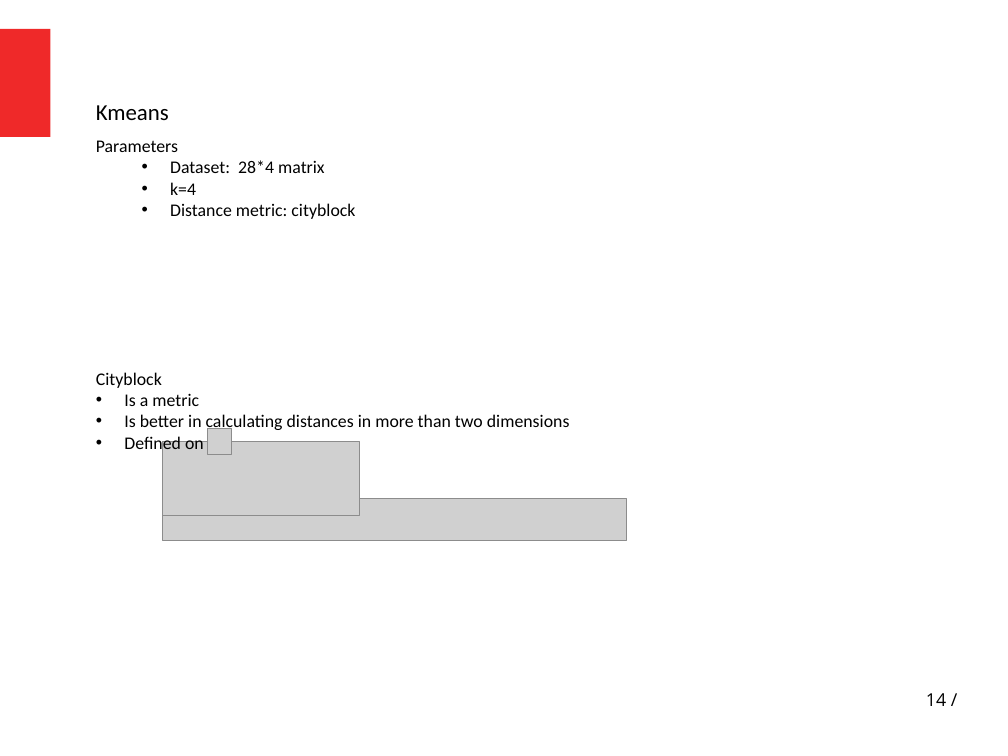
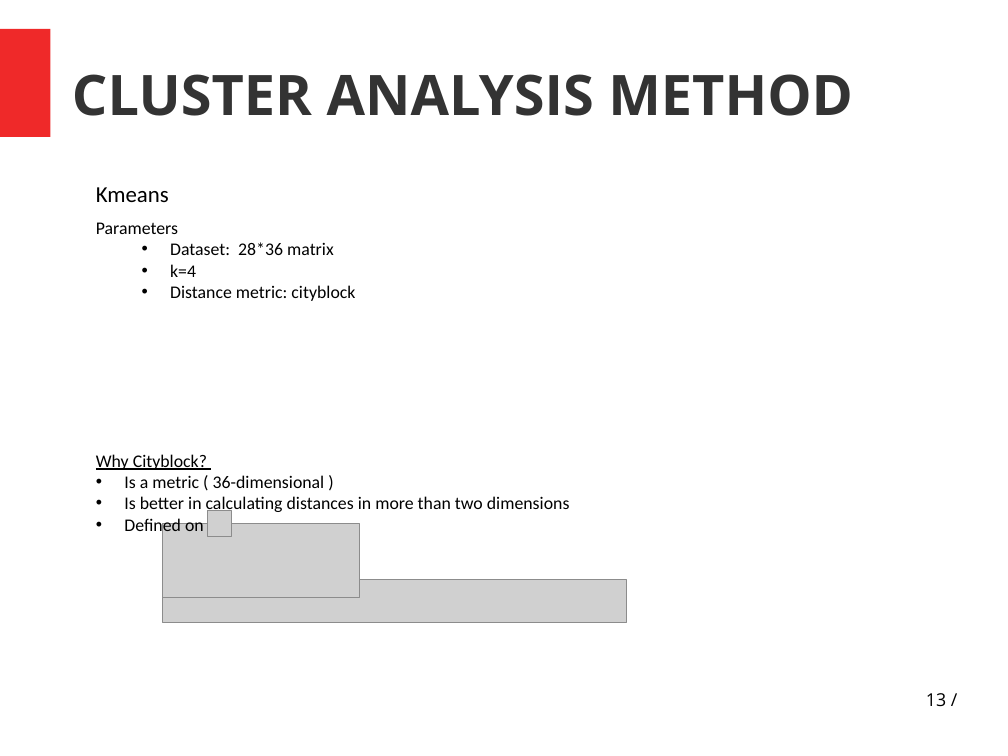
Before and after one commit to athava/ptixiaki, a slide deck: slide 13 of general_Slides.pptx (slide 14 before the commit). Drawn at 1008x756 pixels with LibreOffice and Linux fonts; fonts in the diff are those of the drawing; grey boxes stand for pictures. Boxes give left, top, right and bottom in pixels: in the first picture for what was removed or moved away, otherwise in the second. Text is boxed around its words. In the diff, an @@ line names an element or a change of style, - is before the commit and + after.

Commit message:
cont. problem with centroid distances

```diff
--- a/general_Slides.pptx
+++ b/general_Slides.pptx
@@ text added at [72,74,853,116], 44 pt, text #333333, bold @@
+CLUSTER ANALYSIS METHOD
@@ text "Kmeans": place and size @@
-text "Kmeans" at [96,105,169,120]
+text "Kmeans" at [96,187,169,202]
@@ 3 pictures, 2 texts: place and size @@
-3 pictures, 2 texts at [96,140,627,541]
+3 pictures, 2 texts at [96,222,627,622]
@@ text at [170,242,334,255]: text changed @@
-  • Dataset: 28*4 matrix
+  • Dataset: 28*36 matrix
@@ text at [96,454,325,488]: text changed @@
-Cityblock
-• Is a metric
+Why Cityblock?
+• Is a metric ( 36-dimensional )
@@ page number at [926,693,946,706]: text changed @@
-14 /
+13 /
```
Also in this commit, not shown: 1 other slide changed, 1 slide added, 1 slide removed, 6 other files.
